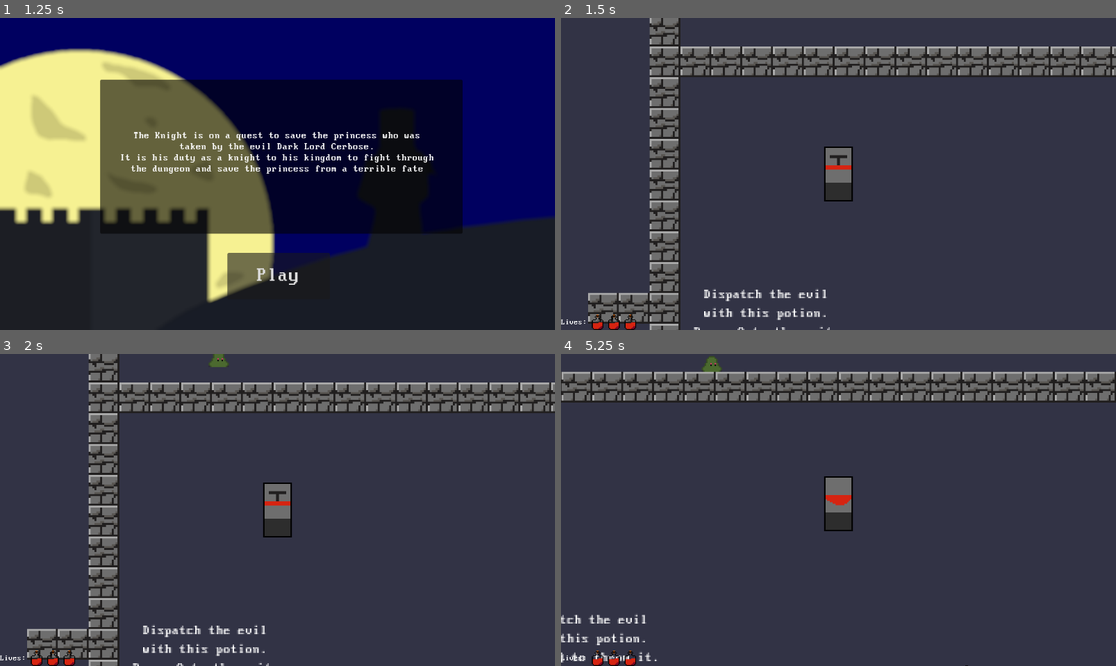
Above: before the commit, frames 1-4 (two rows, left to right).
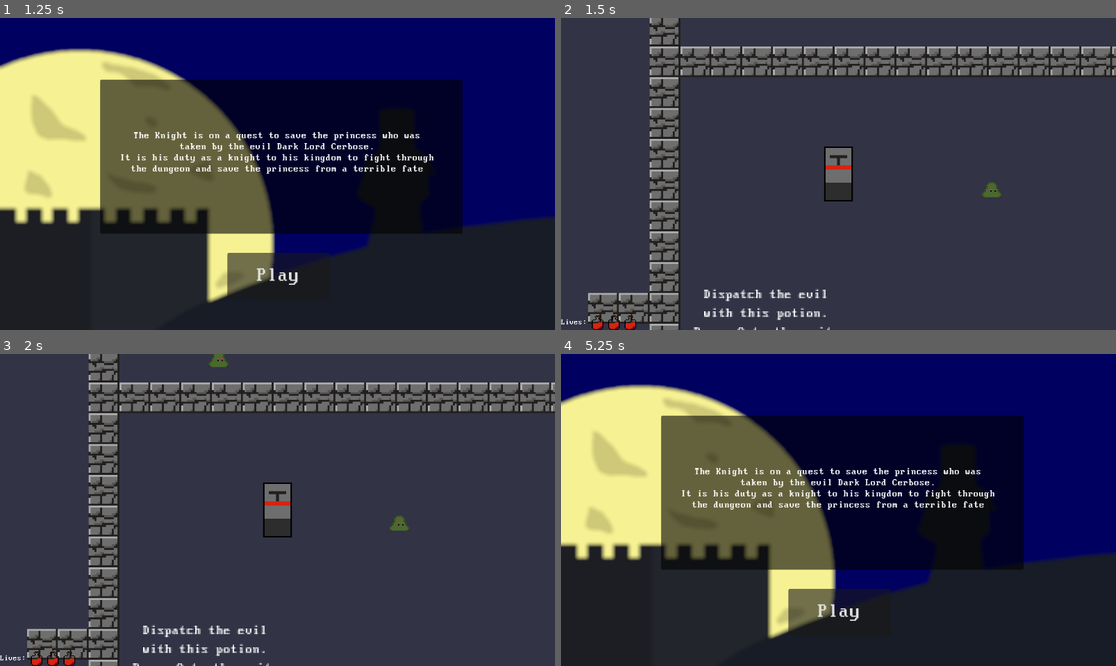
Above: after the commit, the same moments.

Repository: AStellarScene/Liberandum-Game-Refresh
Game: Godot game, scene res://scenes/start.tscn
Same seed, same stepped clock (60 frames per second), same inputs: the game is played once before the commit and once after it.
Inputs (mouse positions are in pixels of both pictures, inside the frame that each line leads up to):
- Up to frame 1 (1.25 s): click "Start" at 0.5 s
- Up to frame 2 (1.5 s): click "Play" at 1.25 s
- Up to frame 3 (2 s): no input
- Up to frame 4 (5.25 s): tap Q (throw) at 2, 2.85, 3.5, 4.35 s; hold Right (ui_right) 2.03-2.78 s; hold Q (throw) 2.03-2.78 s; hold Down (ui_down) 2.78-3.53 s; hold Right (ui_right) 3.53-4.28 s; hold Q (throw) 3.53-4.28 s; hold Up (ui_up) 4.28-5 s; click (727, 528) at 5 s, where only the run after the commit has a clickable "Start"

Frame 1 is identical in both runs. In frame 2, 0.1% of the frame differs, in the area x 75-80%, y 52-58%; in frame 3, 0.1%; in frame 4, 99%, in the area x 0-100%, y 0-100%.

Commit message:
modified level 2d to make enemies behave better, added more slimes

Diff:
--- a/scenes/Level.tscn
+++ b/scenes/Level.tscn
@@ -103,7 +103,7 @@
 endPoint = NodePath("Marker2D")
 
 [node name="Marker2D" type="Marker2D" parent="Enemy"]
-position = Vector2(-4.72937e-11, 138)
+position = Vector2(138.333, 127.333)
 
 [node name="Enemy4" parent="." node_paths=PackedStringArray("endPoint") instance=ExtResource("11_lgfei")]
 position = Vector2(1888, 992)
@@ -151,42 +151,36 @@
 
 [node name="EnemySlime" parent="." instance=ExtResource("15_7yrfw")]
 position = Vector2(1576, -424)
-scale = Vector2(3, 3)
 
 [node name="Marker2D" type="Marker2D" parent="EnemySlime"]
 position = Vector2(-136, 0)
 
 [node name="EnemySlime4" parent="." instance=ExtResource("15_7yrfw")]
 position = Vector2(-216, -320)
-scale = Vector2(3, 3)
 
 [node name="Marker2D" type="Marker2D" parent="EnemySlime4"]
 position = Vector2(628, 320.667)
 
 [node name="EnemySlime2" parent="." instance=ExtResource("15_7yrfw")]
 position = Vector2(1152, 1544)
-scale = Vector2(3, 3)
 
 [node name="Marker2D" type="Marker2D" parent="EnemySlime2"]
 position = Vector2(152, 0)
 
 [node name="EnemySlime5" parent="." instance=ExtResource("15_7yrfw")]
 position = Vector2(176, -72)
-scale = Vector2(3, 3)
 
 [node name="Marker2D" type="Marker2D" parent="EnemySlime5"]
 position = Vector2(152, 0)
 
 [node name="EnemySlime6" parent="." instance=ExtResource("15_7yrfw")]
 position = Vector2(-624, 288)
-scale = Vector2(3, 3)
 
 [node name="Marker2D" type="Marker2D" parent="EnemySlime6"]
 position = Vector2(128, 0)
 
 [node name="EnemySlime3" parent="." instance=ExtResource("15_7yrfw")]
 position = Vector2(-576, 1480)
-scale = Vector2(3, 3)
 
 [node name="Marker2D" type="Marker2D" parent="EnemySlime3"]
 position = Vector2(101.333, 0)
@@ -236,3 +230,24 @@
 [node name="AudioStreamPlayer" type="AudioStreamPlayer" parent="."]
 stream = ExtResource("17_k3mse")
 autoplay = true
+
+[node name="EnemySlime7" parent="." instance=ExtResource("15_7yrfw")]
+position = Vector2(1905, 1570)
+
+[node name="EnemySlime8" parent="." instance=ExtResource("15_7yrfw")]
+position = Vector2(1671, 1283)
+
+[node name="EnemySlime9" parent="." instance=ExtResource("15_7yrfw")]
+position = Vector2(665, 354)
+
+[node name="EnemySlime10" parent="." instance=ExtResource("15_7yrfw")]
+position = Vector2(659, -488)
+
+[node name="EnemySlime11" parent="." instance=ExtResource("15_7yrfw")]
+position = Vector2(-639, -485)
+
+[node name="EnemySlime12" parent="." instance=ExtResource("15_7yrfw")]
+position = Vector2(-624, 788)
+
+[node name="EnemySlime13" parent="." instance=ExtResource("15_7yrfw")]
+position = Vector2(149, 1298)
--- a/scenes/enemy_slime.tscn
+++ b/scenes/enemy_slime.tscn
@@ -161,6 +161,7 @@
 radius = 78.0064
 
 [node name="EnemySlime" type="CharacterBody2D"]
+scale = Vector2(3, 3)
 script = ExtResource("1_7ffhu")
 
 [node name="AnimatedSprite2D" type="AnimatedSprite2D" parent="."]
